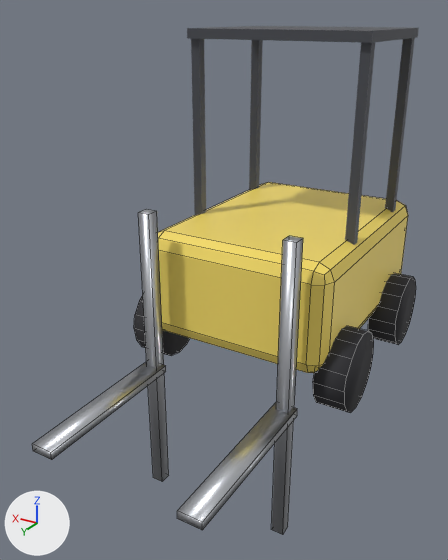
The FBX model assets/city/Forklift.fbx, before and after one commit.
Both versions are drawn from a camera (50 mm lens) standing at (-0.0441, 0.0907, 0.0574) and looking at (0.0033, 0.0116, 0.0179). Arrows for +X, +Y and +Z are at lower left; the lights stay in place. The older version comes first. Mesh edges are drawn as thin lines on the coarser meshes. Where no turn or scale is listed for an object, it has been applied to the vertices.

Names of what the first picture shows: 'Dark.008', 'Metal.001', 'Rubber', 'Yellow.002'.
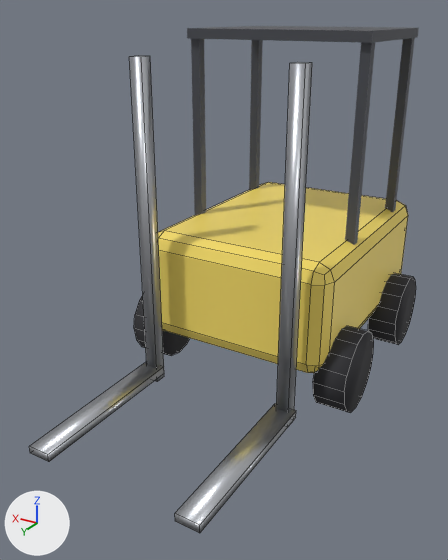
Where the change shows, as pixel boxes (x1, y1, x2, y2) in the pictures (448 x 560 px; the box of a moved part takes in the faces that stretch with it):
'Metal.001', reshaped, moved (46% taller): before (32, 209, 303, 535); after (29, 56, 312, 533)
part 1 of me_cube_090, moved or reshaped: before (271, 236, 303, 535); after (276, 62, 312, 423)
part 2 of me_cube_090, moved or reshaped: before (177, 403, 297, 530); after (175, 404, 296, 533)
part 3 of me_cube_090, moved or reshaped: before (138, 209, 169, 481); after (129, 56, 164, 382)
part 4 of me_cube_090, moved or reshaped: before (32, 362, 166, 460); after (29, 362, 164, 462)

What the commit changed:
me_cube_090 is used by ob_metal_001; location (-0.012, 0.0195, 0.005).
me_cube_090 had 32 vertices, 24 faces and spanned x -0.0017..0.0258, y -0.001..0.0255, z -0.025..0.025.
me_cube_090 now has 32 vertices, 24 faces and spans x -0.0017..0.0258, y -0.001..0.026, z -0.0255..0.0255.
me_cube_090 part 1: the loose piece of 8 vertices spanning x -0.001..0.001, y -0.001..0.001, z -0.025..0.025 is scaled about its middle by (1, 1, 1.02).
me_cube_090 part 2: the loose piece of 8 vertices spanning x -0.0017..0.0017, y -0.0005..0.0255, z -0.0026..-0.0014 is moved by (0.0, 0.0005, -0.0215).
me_cube_090 part 3: the loose piece of 8 vertices spanning x 0.023..0.025, y -0.001..0.001, z -0.025..0.025 is scaled about its middle by (1, 1, 1.02).
me_cube_090 part 4: the loose piece of 8 vertices spanning x 0.0223..0.0258, y -0.0005..0.0255, z -0.0026..-0.0014 is moved by (0.0, 0.0005, -0.0215).
Object 'Metal.001' (ob_metal_001) moves from (-0.012, 0.0195, 0.005) to (-0.012, 0.0195, 0.0265).
